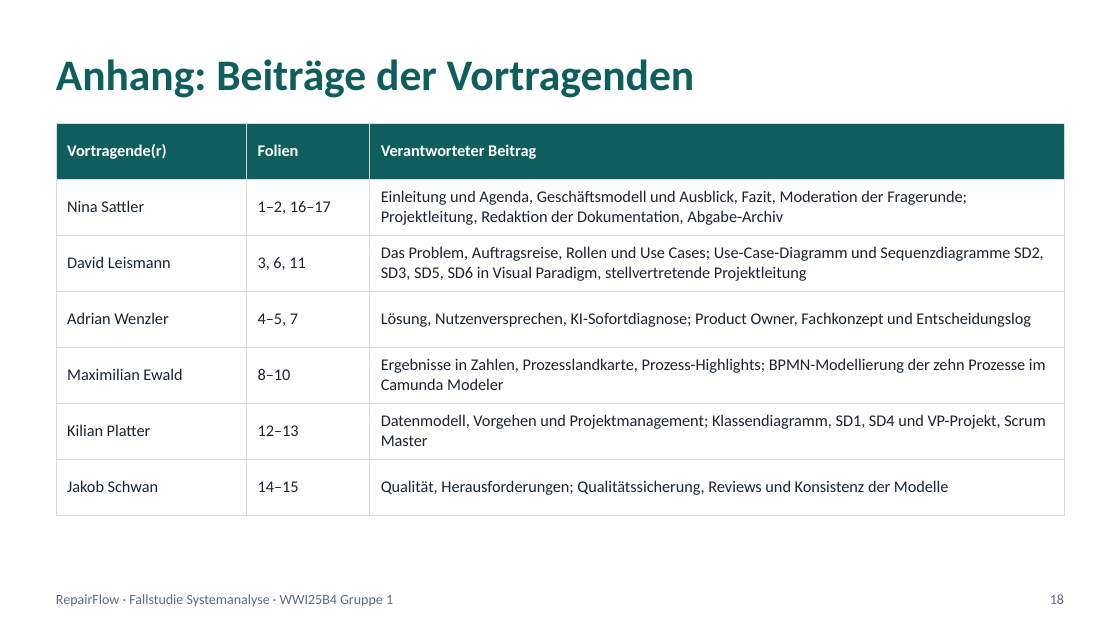
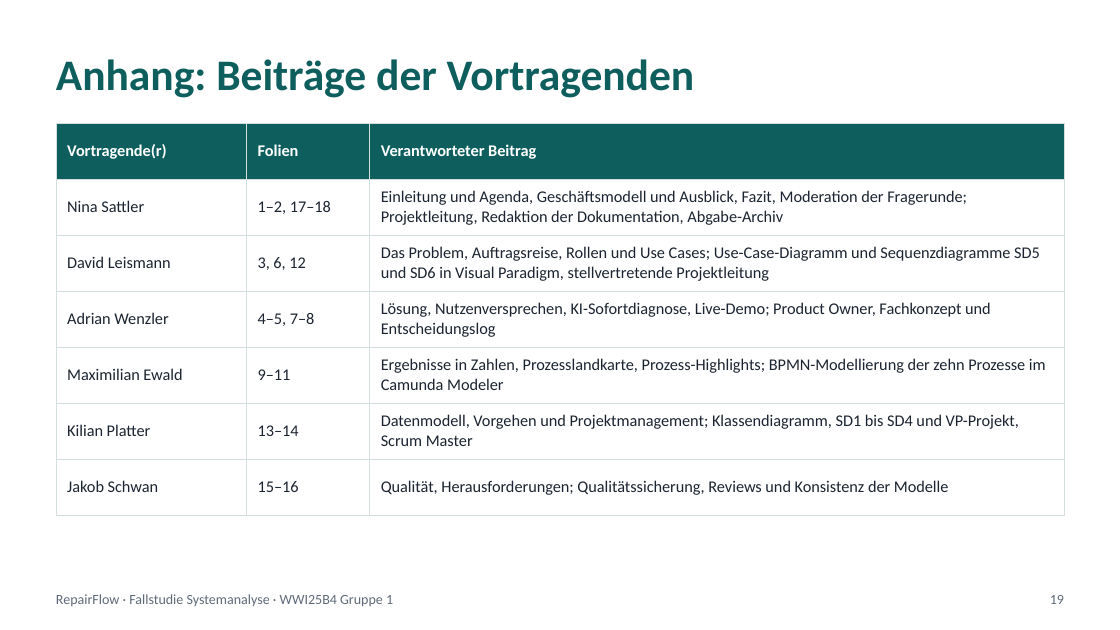
Before and after one commit to jakobschwan123-cmd/casestudy-semester-3, a slide deck: slide 19 of 4_praesentation/Abschlusspraesentation.pptx (slide 18 before the commit). Drawn at 1120x630 pixels with LibreOffice and Linux fonts; fonts in the diff are those of the drawing. Boxes give left, top, right and bottom in pixels: in the first picture for what was removed or moved away, otherwise in the second. Text is boxed around its words. In the diff, an @@ line names an element or a change of style, - is before the commit and + after.

```diff
--- a/4_praesentation/Abschlusspraesentation.pptx
+++ b/4_praesentation/Abschlusspraesentation.pptx
@@ table at <box>56,123,1064,515</box> @@
-row 2, column 2: 1–2, 16–17
+row 2, column 2: 1–2, 17–18
-row 3, column 2: 3, 6, 11
+row 3, column 2: 3, 6, 12
-row 3, column 3: Das Problem, Auftragsreise, Rollen und Use Cases; Use-Case-Diagramm und Sequenzdiagramme SD2, SD3, SD5, SD6 in Visual Paradigm, stellvertretende Projektleitung
+row 3, column 3: Das Problem, Auftragsreise, Rollen und Use Cases; Use-Case-Diagramm und Sequenzdiagramme SD5 und SD6 in Visual Paradigm, stellvertretende Projektleitung
-row 4, column 2: 4–5, 7
+row 4, column 2: 4–5, 7–8
-row 4, column 3: Lösung, Nutzenversprechen, KI-Sofortdiagnose; Product Owner, Fachkonzept und Entscheidungslog
+row 4, column 3: Lösung, Nutzenversprechen, KI-Sofortdiagnose, Live-Demo; Product Owner, Fachkonzept und Entscheidungslog
-row 5, column 2: 8–10
+row 5, column 2: 9–11
-row 6, column 2: 12–13
+row 6, column 2: 13–14
-row 6, column 3: Datenmodell, Vorgehen und Projektmanagement; Klassendiagramm, SD1, SD4 und VP-Projekt, Scrum Master
+row 6, column 3: Datenmodell, Vorgehen und Projektmanagement; Klassendiagramm, SD1 bis SD4 und VP-Projekt, Scrum Master
-row 7, column 2: 14–15
+row 7, column 2: 15–16
@@ text at <box>1050,595,1064,604</box>: text changed @@
-18
+19
```
Also in this commit, not shown: 11 other slides changed, 1 slide added, 4 other files.
